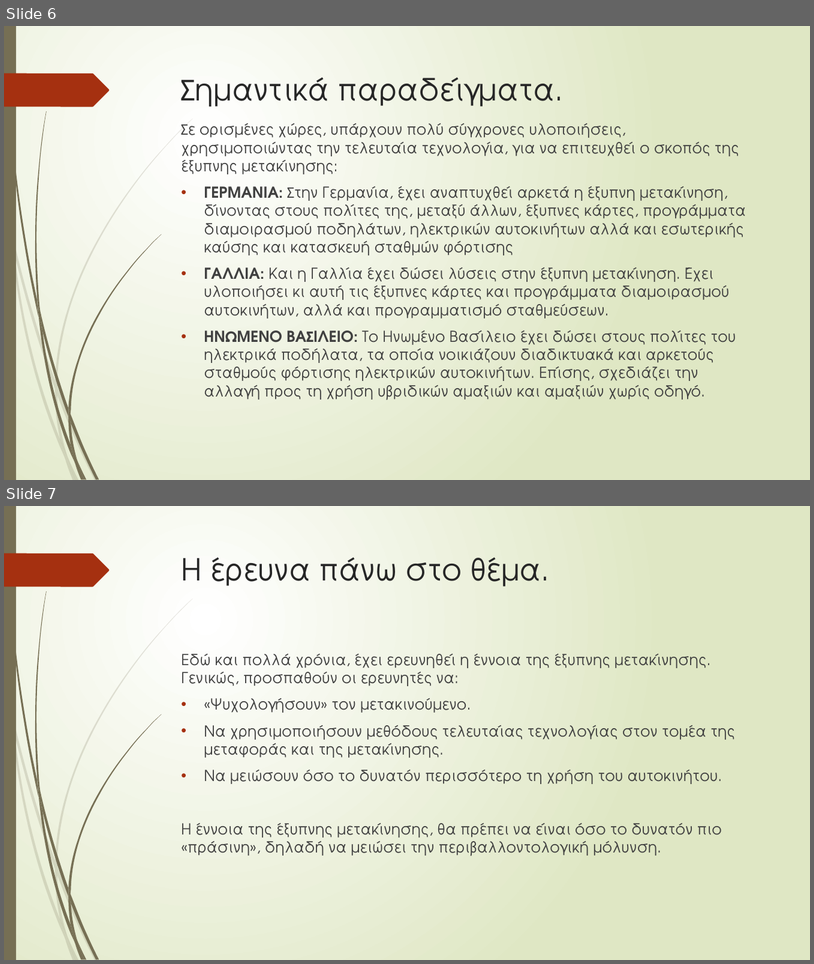
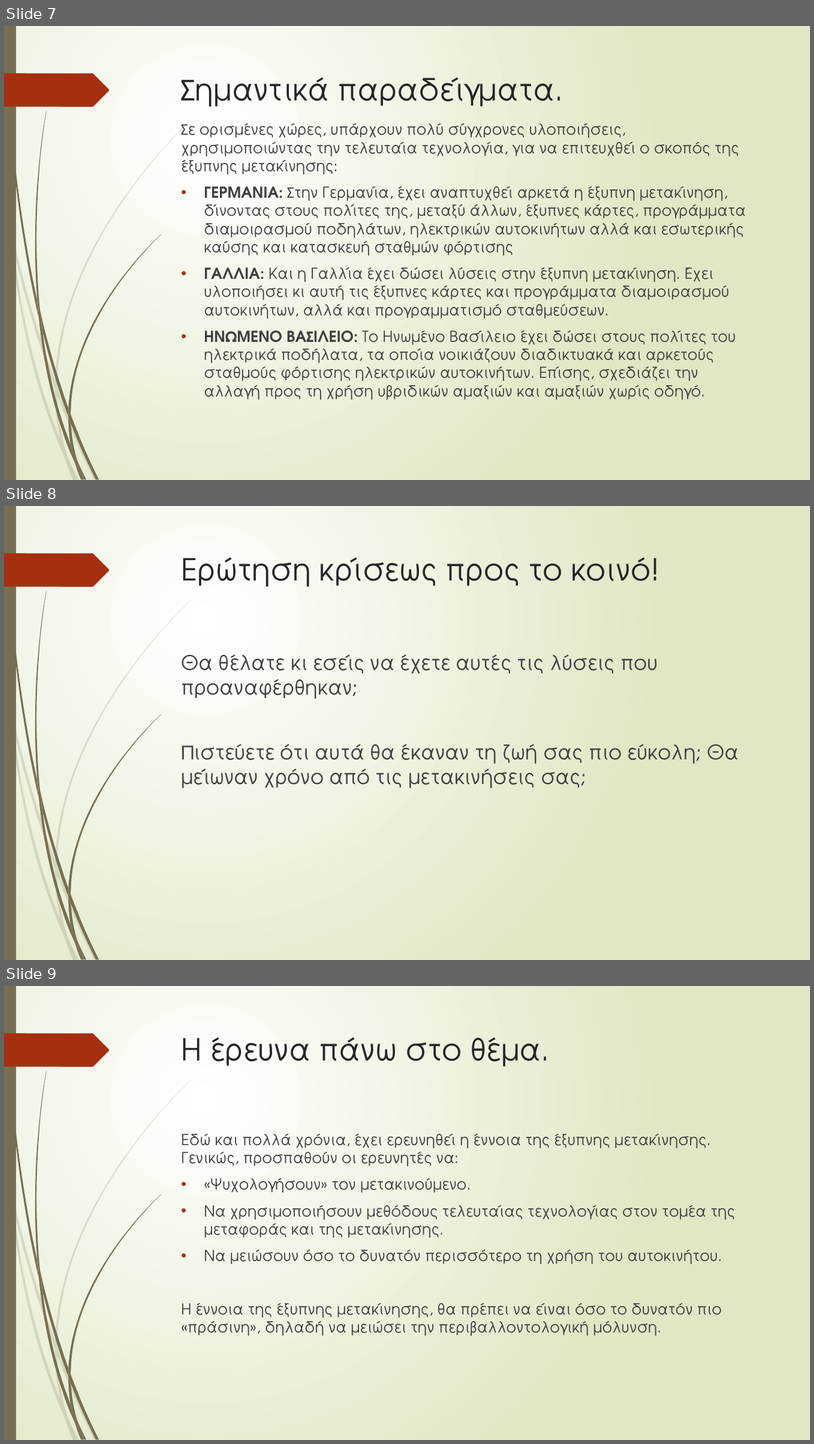
Before and after one commit to GeorgeMC2610/Contiki-Cooja-Simulations, a slide deck: final/p19204.pptx. Shown one above the other, each under a label of ours: slides 6 and 7 before the commit, slides 7, 8 and 9 after it. The pictures are 814x964 and 814x1444 pixels, drawn with LibreOffice and Linux fonts; fonts in the diff are those of the drawing. Boxes give left, top, right and bottom in pixels: in the first picture for what was removed or moved away, otherwise in the second. Text is boxed around its words. In the diff, an @@ line names an element or a change of style, - is before the commit and + after.

```diff
--- a/final/p19204.pptx
+++ b/final/p19204.pptx
@@ slide 8 added at box(4, 506, 810, 960), background gradient #FFFFFF to #DFE8C4; not listed: 24 template elements that a slide beside it also shows @@
@@ title added at box(182, 557, 660, 586), 36 pt, text #262626 @@
+Ερώτηση κρίσεως προς το κοινό!
@@ text added at box(181, 654, 739, 788), 24 pt, text #404040 @@
+Θα θέλατε κι εσείς να έχετε αυτές τις λύσεις που προαναφέρθηκαν;
+Πιστεύετε ότι αυτά θα έκαναν τη ζωή σας πιο εύκολη; Θα μείωναν χρόνο από τις μετακινήσεις σας;
@@ what was slide 6 is now slide 7 @@
@@ what was slide 7 is now slide 9 @@
```
Also in this commit, not shown: 2 other slides added.
